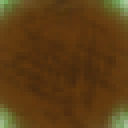
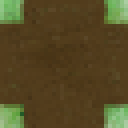
Layered file, before and after one edit (128 x 128). Changes by layer:
added layer "thicc" above "grass0.png" over box(0, 0, 128, 128)
renamed "mud0.png" to "grass0.png", painted on it over box(0, 0, 128, 128)
